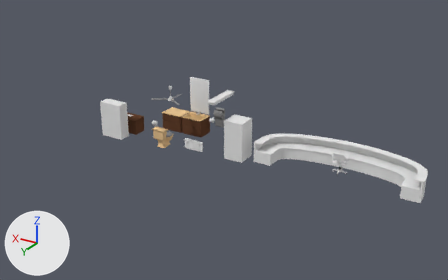
What one commit did to the Blender file Assets/MyAssets/Models/Bathroom.blend.
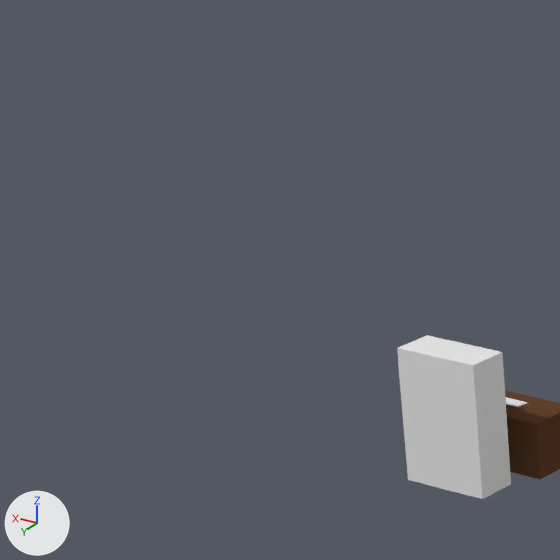
The first picture shows the older version from a 50 mm camera at (-17.9, 24.5, 13.0) aimed at (-2.8, -0.7, 0.4). The close-ups show both versions on the part from 0% to 32% of the width and 5% to 55% of the height of that picture; other places that the commit changed are outside them. Every picture has the same lights, and +X, +Y and +Z are marked at lower left.

The first close-up shows 'Desk', 'Locker_Core'.
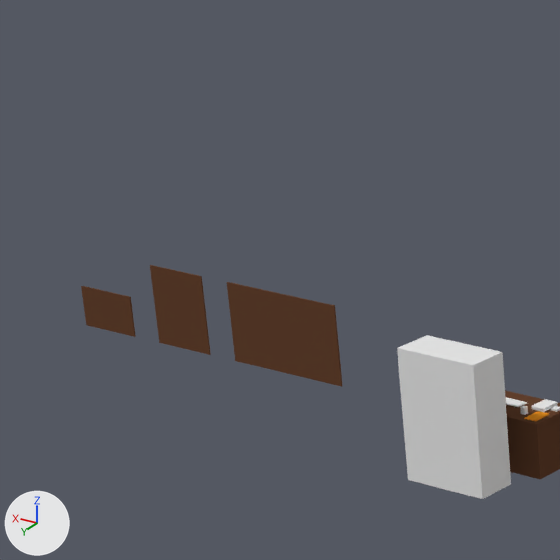
Where the change shows, as pixel boxes (x1, y1, x2, y2) in the close-ups (560 x 560 px):
'Painting_Large', added
    after: (227, 282, 342, 387)
'Painting_Medium', added
    after: (150, 265, 211, 355)
'Painting_Small', added
    after: (81, 286, 136, 337)
'PaperPile', added
    after: (531, 399, 558, 412)
'Classeur', added
    after: (524, 412, 549, 421)
'PencilBox', added
    after: (520, 405, 528, 415)
'PostIt', added
    after: (551, 405, 560, 412)

Diff of the bpy script that builds the scene:
```diff
--- a/Assets/MyAssets/Models/Bathroom.blend.py
+++ b/Assets/MyAssets/Models/Bathroom.blend.py
@@ ob_pencilbox @@
+ob_pencilbox = bpy.data.objects.new('PencilBox', me_cube_007)  # 71 vertices, 67 faces; spans x -0.035..0.035, y -0.035..0.035, z 0.0..0.1496; in mat_mat_pencilbox (its picture is missing); modifiers EDGE_SPLIT
+ob_pencilbox.location = (2.48, 0.18, 0.82)
@@ ob_classeur @@
+ob_classeur = bpy.data.objects.new('Classeur', me_cube_012)  # 270 vertices, 264 faces; spans x -0.105..0.107, y -0.152..0.152, z -0.005..0.023; in mat_material (its picture is missing); modifiers EDGE_SPLIT
+ob_classeur.location = (2.27, 0.18, 0.82)
@@ ob_paperpile @@
+ob_paperpile = bpy.data.objects.new('PaperPile', me_cube_013)  # 32 vertices, 24 faces; spans x -0.133..0.118, y -0.159..0.159, z 0.0..0.05; in mat_mat_paperpile (its picture is missing)
+ob_paperpile.location = (2.39, -0.15, 0.82)
@@ ob_postit @@
+ob_postit = bpy.data.objects.new('PostIt', me_cube_014)  # 53 vertices, 66 faces; spans x -0.05..0.05, y -0.05..0.05, z 0.0..0.0417; modifiers EDGE_SPLIT
+ob_postit.location = (2.2, -0.15, 0.82)
@@ ob_painting_large @@
+ob_painting_large = bpy.data.objects.new('Painting_Large', me_cube_015)  # 20 vertices, 18 faces; spans x -1.0..1.0, y -0.01..0.01, z 1.0..2.17; in mat_mat_wood (its picture is missing), mat_mat_darkfabric (white #e7e7e7)
+ob_painting_large.location = (6.0, 1.0, 0.0)
@@ ob_painting_medium @@
+ob_painting_medium = bpy.data.objects.new('Painting_Medium', me_cube_016)  # 20 vertices, 18 faces; spans x -0.5..0.5, y -0.01..0.01, z 1.0..2.17; in mat_mat_wood (its picture is missing), mat_mat_darkfabric (white #e7e7e7)
+ob_painting_medium.location = (8.0, 1.0, 0.0)
@@ ob_painting_small @@
+ob_painting_small = bpy.data.objects.new('Painting_Small', me_cube_018)  # 20 vertices, 18 faces; spans x -0.5..0.5, y -0.01..0.01, z 1.0..1.606; in mat_mat_wood (its picture is missing), mat_mat_darkfabric (white #e7e7e7)
+ob_painting_small.location = (9.5, 1.0, 0.0)
```
